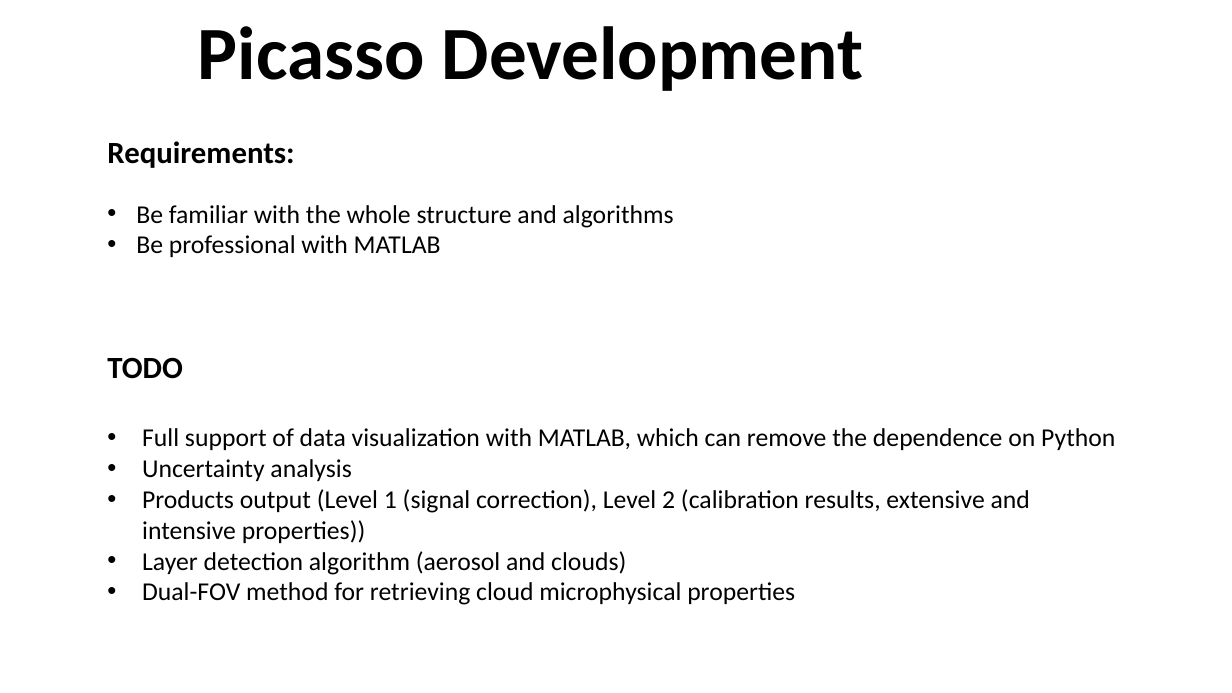
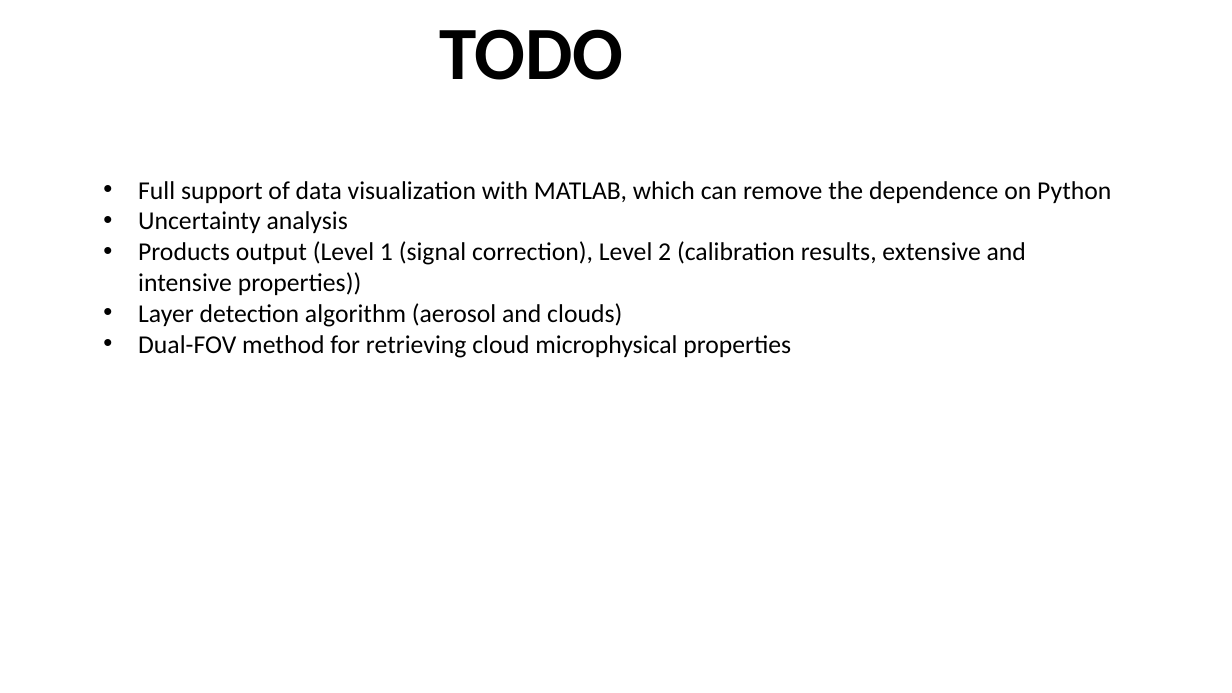
Before and after one commit to PollyNET/Pollynet_Processing_Chain, a slide deck: slide 18 of doc/Pollynet_Processing_Chain.pptx (slide 16 before the commit). Drawn at 1232x693 pixels with LibreOffice and Linux fonts; fonts in the diff are those of the drawing; background and template pictures are left out. Boxes give left, top, right and bottom in pixels: in the first picture for what was removed or moved away, otherwise in the second. Text is boxed around its words. In the diff, an @@ line names an element or a change of style, - is before the commit and + after.

Commit message:
edit the Picasso introduction doc

```diff
--- a/doc/Pollynet_Processing_Chain.pptx
+++ b/doc/Pollynet_Processing_Chain.pptx
@@ title at [439,29,623,80]: text changed @@
-Picasso Development
+TODO
@@ text removed at [107,141,674,257] @@
-Requirements:
-• Be familiar with the whole structure and algorithms
-• Be professional with MATLAB
@@ text "Full support of data visualization ...": place and size @@
-text "Full support of data visualization ..." at [107,357,1115,605]
+text "Full support of data visualization ..." at [138,181,1111,358]
@@ text at [107,357,182,379]: paragraph removed @@
-TODO
```
Also in this commit, not shown: 4 other slides changed, 4 slides added.
